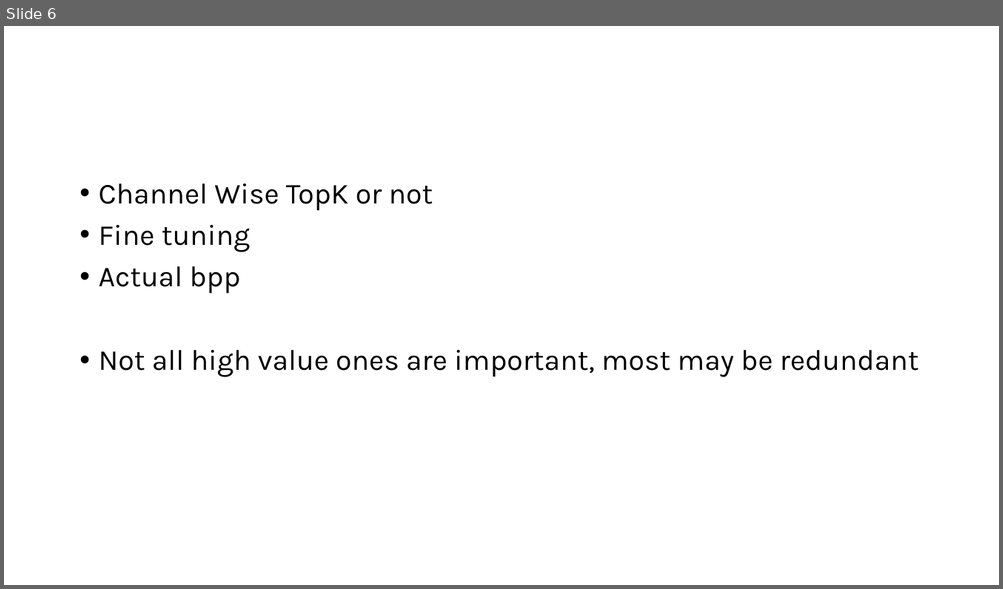
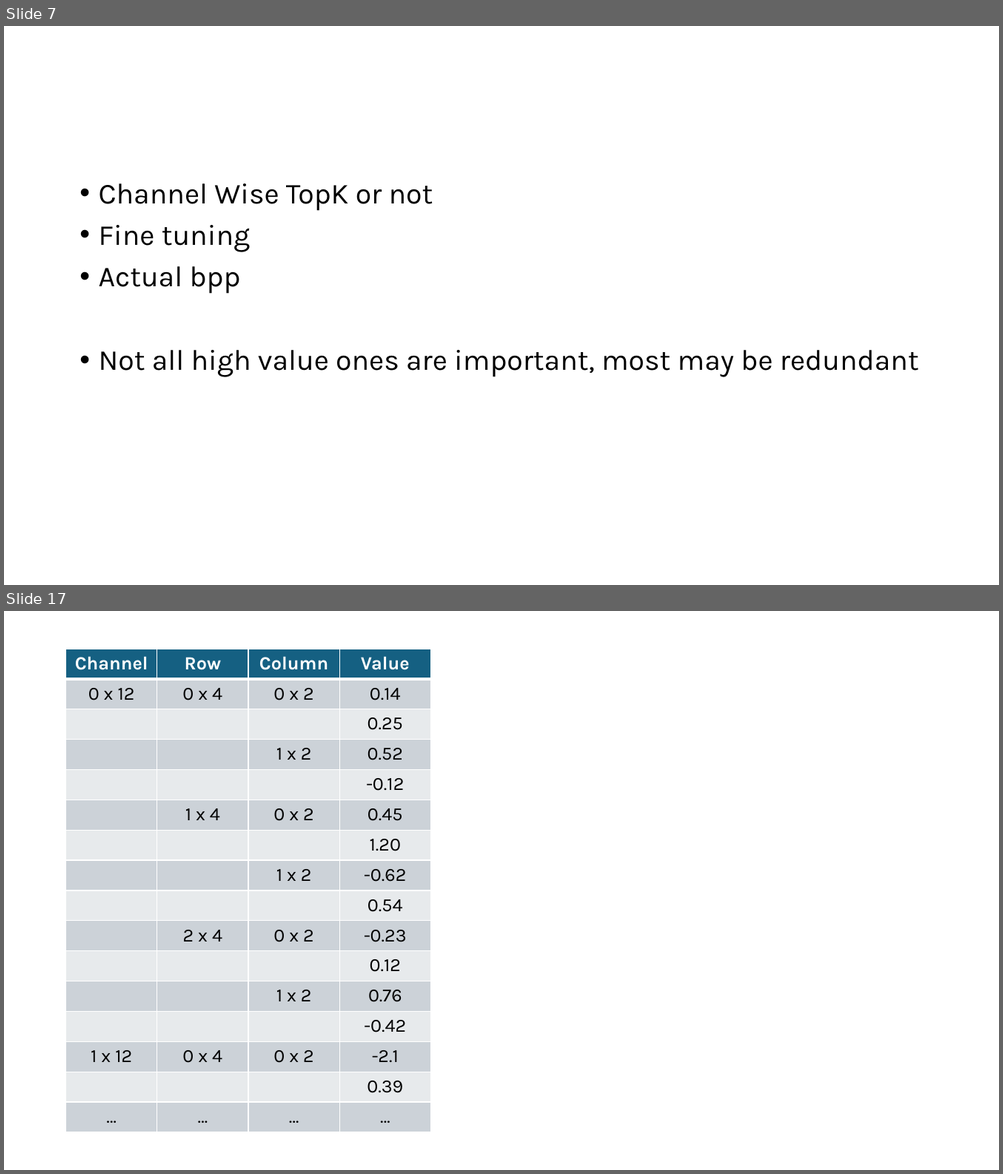
Before and after one commit to joeyuping/video-processing-final-project, a slide deck: Joe -ideas.pptx. Shown one above the other, each under a label of ours: slide 6 before the commit, slides 7 and 17 after it; the slides between them are not shown. The pictures are 1003x589 and 1003x1174 pixels, drawn with LibreOffice and Linux fonts; fonts in the diff are those of the drawing. Boxes give left, top, right and bottom in pixels: in the first picture for what was removed or moved away, otherwise in the second. Text is boxed around its words. In the diff, an @@ line names an element or a change of style, - is before the commit and + after.

```diff
--- a/Joe -ideas.pptx
+++ b/Joe -ideas.pptx
@@ slide 17 added at bbox=[4, 611, 999, 1170], background #FFFFFF @@
@@ table added at bbox=[66, 649, 430, 1133], 16 rows, 4 columns @@
+Channel | Row | Column | Value
+0 x 12 | 0 x 4 | 0 x 2 | 0.14
+ |  |  | 0.25
+ |  | 1 x 2 | 0.52
+ |  |  | -0.12
+ | 1 x 4 | 0 x 2 | 0.45
+ |  |  | 1.20
+ |  | 1 x 2 | -0.62
+ |  |  | 0.54
+ | 2 x 4 | 0 x 2 | -0.23
+ |  |  | 0.12
+ |  | 1 x 2 | 0.76
+ |  |  | -0.42
+1 x 12 | 0 x 4 | 0 x 2 | -2.1
+ |  |  | 0.39
+… | … | … | …
@@ what was slide 6 is now slide 7 @@
```
Also in this commit, not shown: 21 other slides added, 44 other files.
